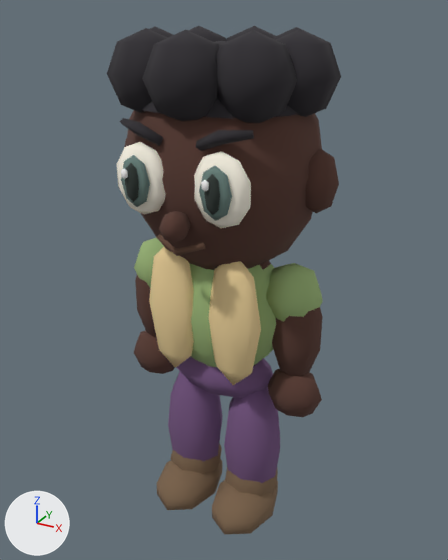
The glTF model models/trainers/trainer-meadow.glb as it was, and as the next commit left it.
One viewpoint serves both versions: a 50 mm camera at (1.061, -1.924, 2.05) aimed at (-0.009, 0.022, 1.077). Arrows for +X, +Y and +Z are at lower left; the lights stay in place. The older version comes first.

Names of what the first picture shows: 'body__sturdy', 'bottom__trousers', 'brows__confident', 'eyes__round', 'hair__curls', 'head', 'shoes__boots', 'top__vest'.
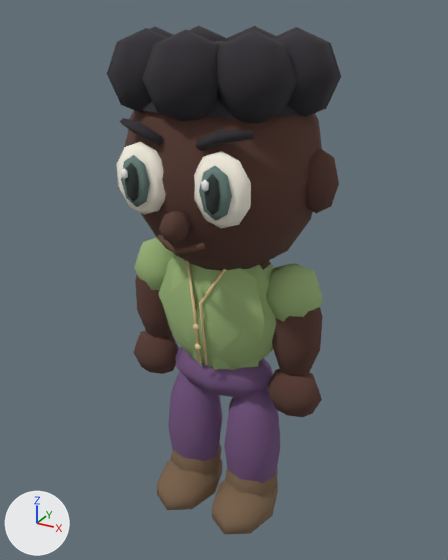
The change, as a list of edits to the scene's bpy script:
```text
Change me_top__vest_mesh:
    used by ob_top__vest; location = (0.0, 0.0, 0.0)
    remove me_top__vest_mesh.from_pydata(...)  # 156 vertices, 292 faces; spans x -0.405..0.405, y -0.209..0.176, z 0.7..1.28
    add me_top__vest_mesh.from_pydata(...)  # 170 vertices, 296 faces; spans x -0.405..0.405, y -0.214..0.176, z 0.7..1.28
    me_top__vest_mesh part 1: the loose piece of 26 vertices spanning x -0.24..-0.02, y -0.209..-0.109, z 0.74..1.28 is rebuilt with 7 vertices and now spans x -0.23..-0.015, y -0.19..-0.049, z 0.76..1.22, in mat_trainer_top__vest_top_main (green #9cb779)
    me_top__vest_mesh part 2: 2 vertices moved from x 0.185..0.208, y -0.184..-0.159, z 0.819..1.201 to x 0.021..0.089, y -0.162..-0.113, z 0.8..1.218; 24 vertices removed from x 0.02..0.24, y -0.209..-0.109, z 0.74..1.28; 29 vertices added at x -0.095..0.23, y -0.205..-0.049, z 0.76..1.223
    other edits to the shape of me_top__vest_mesh do not show in these pictures
```

Pixel boxes [x1, y1, x2, y2] of what changed, in the pictures (448 x 560 px; the box of a moved part takes in the faces that stretch with it):
'top__vest', reshaped (10% shorter)
    before: [134, 238, 323, 385]
    after: [134, 238, 323, 370]
part 1 of me_top__vest_mesh, rebuilt
    before: [149, 247, 194, 368]
    after: [158, 256, 202, 366]
part 2 of me_top__vest_mesh, moved or reshaped
    before: [209, 261, 261, 385]
    after: [186, 261, 265, 370]
